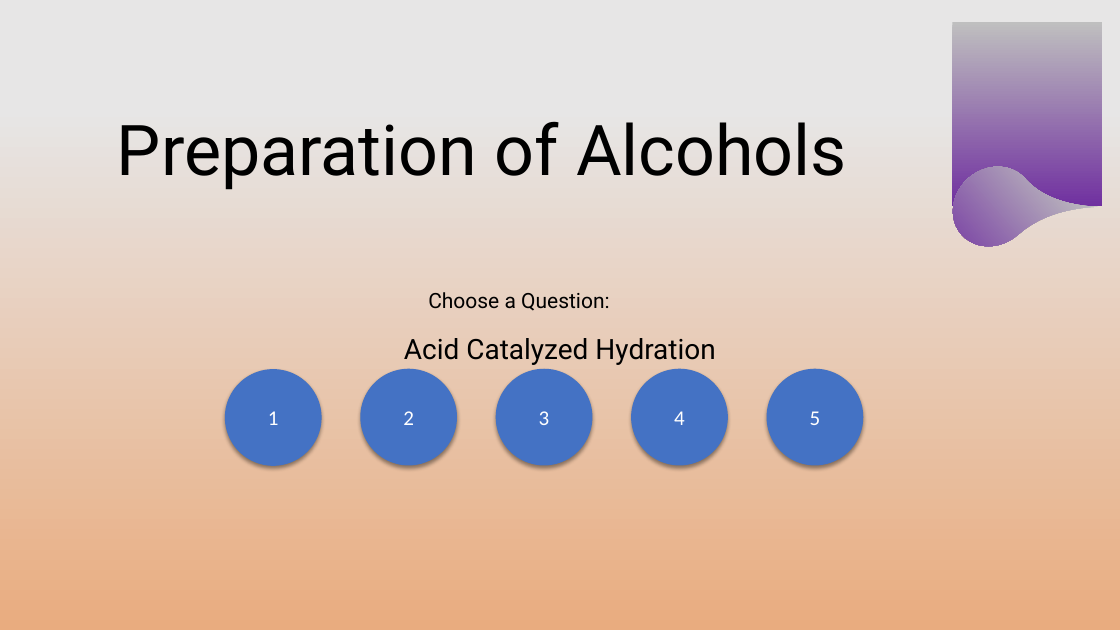
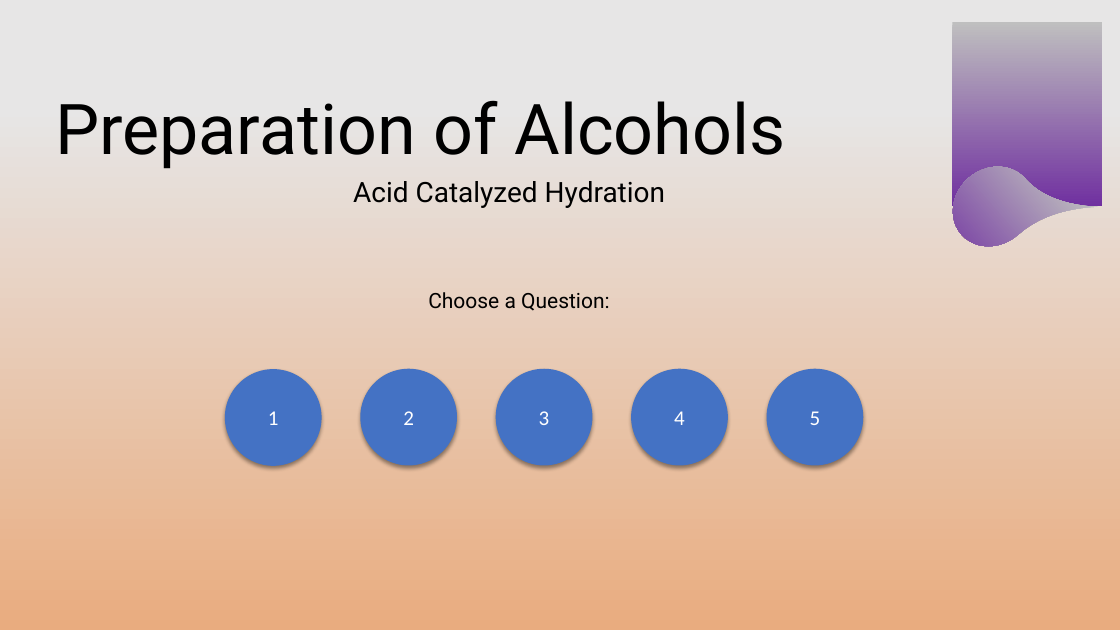
Before and after one commit to chemykill/alcoholproblems, a slide deck: slide 7 of alcoholquestions.pptx. Drawn at 1120x630 pixels with LibreOffice and Linux fonts; fonts in the diff are those of the drawing; background and template pictures are left out. Boxes give left, top, right and bottom in pixels: in the first picture for what was removed or moved away, otherwise in the second. Text is boxed around its words. In the diff, an @@ line names an element or a change of style, - is before the commit and + after.

Commit message:
Automated update from OneDrive

```diff
--- a/alcoholquestions.pptx
+++ b/alcoholquestions.pptx
@@ title "Preparation of Alcohols": place and size @@
-title "Preparation of Alcohols" at [117, 121, 847, 190]
+title "Preparation of Alcohols" at [55, 100, 786, 169]
@@ subtitle "Acid Catalyzed Hydration": place and size @@
-subtitle "Acid Catalyzed Hydration" at [404, 338, 715, 365]
+subtitle "Acid Catalyzed Hydration" at [353, 181, 665, 208]
```
